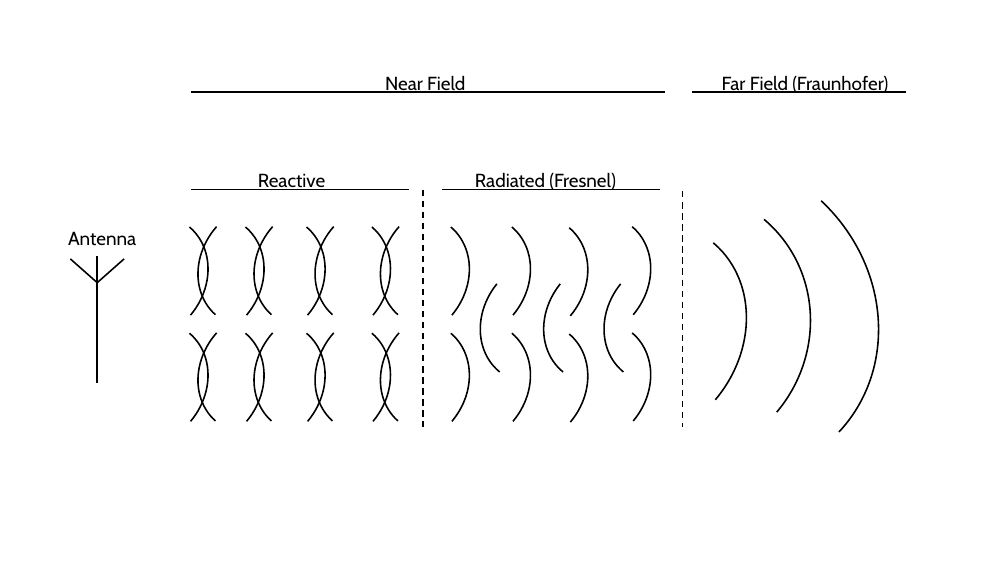
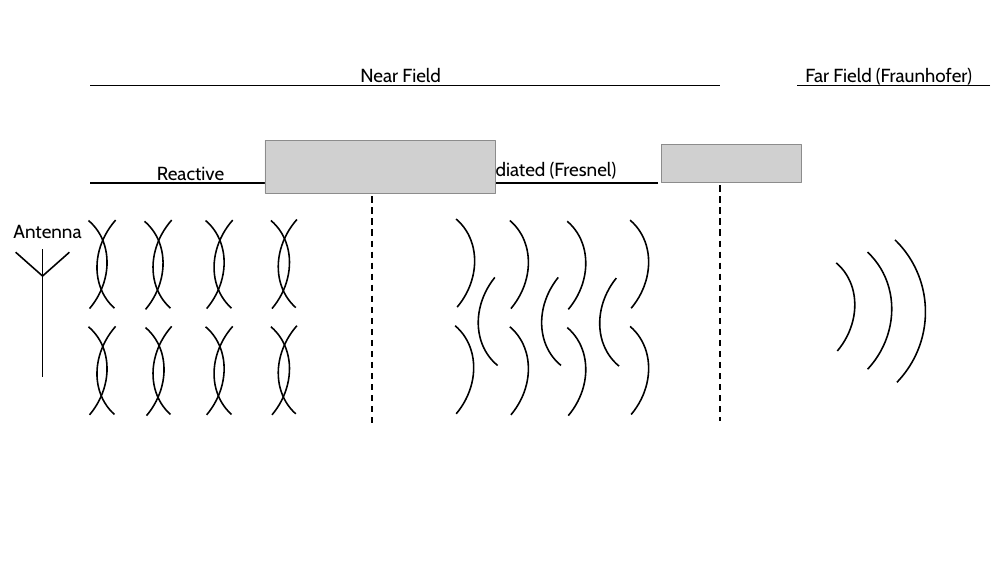
Before and after one commit to Mikkelnn/ESD5-Project, a slide deck: slide 1 of Figures/TechnicalAnalysis/NFFF/nfFfRegions.pptx. Drawn at 1008x567 pixels with LibreOffice and Linux fonts; fonts in the diff are those of the drawing; grey boxes stand for pictures. Boxes give left, top, right and bottom in pixels: in the first picture for what was removed or moved away, otherwise in the second. Text is boxed around its words. In the diff, an @@ line names an element or a change of style, - is before the commit and + after.

```diff
--- a/Figures/TechnicalAnalysis/NFFF/nfFfRegions.pptx
+++ b/Figures/TechnicalAnalysis/NFFF/nfFfRegions.pptx
@@ line moved from (665, 92) - (191, 92) to (720, 85) - (90, 85) @@
@@ text "Near Field" moved from (x1=385, y1=75, x2=465, y2=93) to (x1=360, y1=67, x2=440, y2=86) @@
@@ text "Far Field (Fraunhofer)" moved from (x1=722, y1=75, x2=888, y2=93) to (x1=805, y1=67, x2=972, y2=86) @@
@@ line moved from (907, 92) - (692, 92) to (991, 85) - (798, 85) @@
@@ picture added at (x1=265, y1=141, x2=495, y2=194) @@
@@ picture added at (x1=661, y1=144, x2=801, y2=183) @@
@@ text "Radiated (Fresnel)" moved from (x1=475, y1=172, x2=616, y2=190) to (x1=475, y1=160, x2=617, y2=181) @@
@@ arc (boxed as its full ellipse) at (x1=683, y1=170, x2=967, y2=455): rotation 43 to 44 degrees @@
@@ arc (boxed as its full ellipse) moved from (x1=321, y1=190, x2=494, y2=366) to (x1=326, y1=182, x2=500, y2=358) @@
@@ line moved from (423, 190) - (423, 426) to (372, 185) - (372, 423) @@
@@ 8 arc (boxed as its full ellipse)s, 1 line moved together from (x1=382, y1=190, x2=691, y2=473) to (x1=381, y1=183, x2=689, y2=467) @@
@@ arc (boxed as its full ellipse) at (x1=693, y1=198, x2=926, y2=432): rotation 40 to 42 degrees @@
@@ line moved from (683, 191) - (683, 426) to (720, 185) - (720, 421) @@
@@ arc (boxed as its full ellipse) moved from (x1=579, y1=232, x2=752, y2=408) to (x1=574, y1=227, x2=747, y2=402) @@
@@ arc (boxed as its full ellipse) resized from (x1=482, y1=176, x2=793, y2=491) to (x1=706, y1=226, x2=880, y2=402) @@
@@ 4 lines, 1 text moved together from (x1=68, y1=231, x2=136, y2=383) to (x1=13, y1=224, x2=81, y2=377) @@
@@ 16 arc (boxed as its full ellipse)s, 1 text, 1 line moved together from (x1=60, y1=173, x2=530, y2=472) to (x1=0, y1=166, x2=427, y2=467) @@
@@ arc (boxed as its full ellipse) moved from (x1=321, y1=296, x2=494, y2=472) to (x1=325, y1=289, x2=499, y2=465) @@
```
Also in this commit, not shown: 1 other file.
